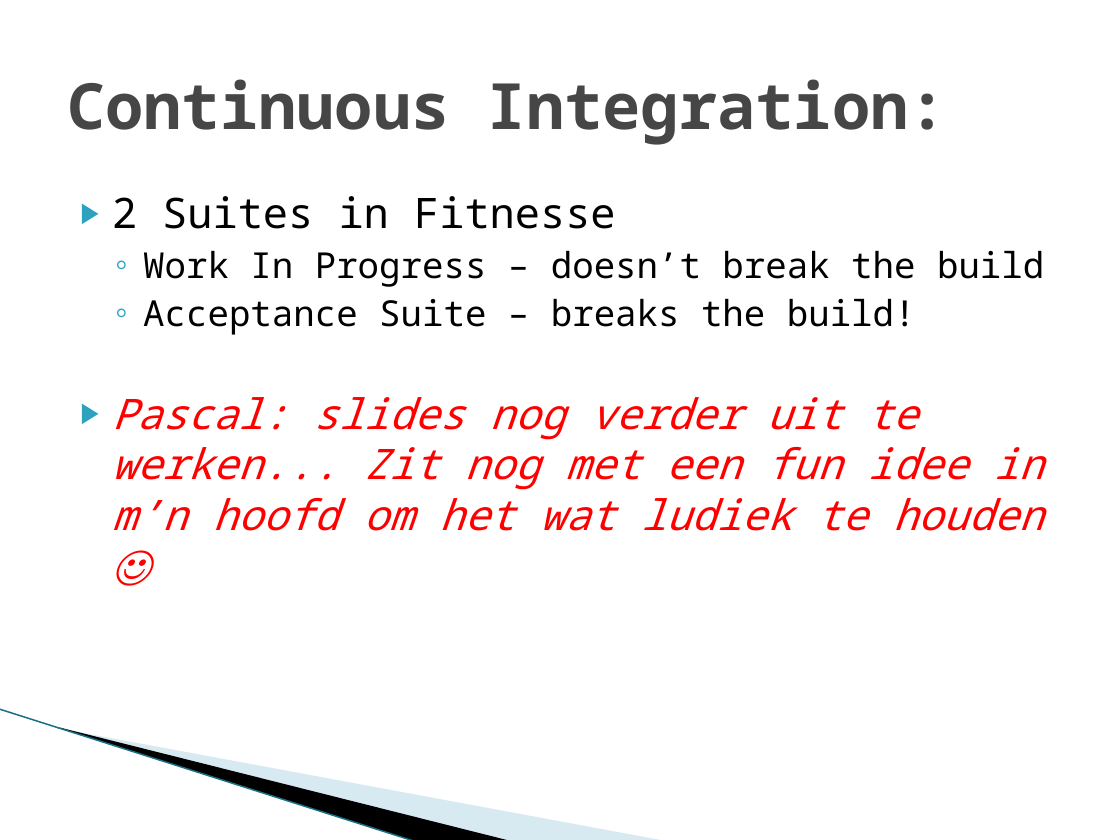
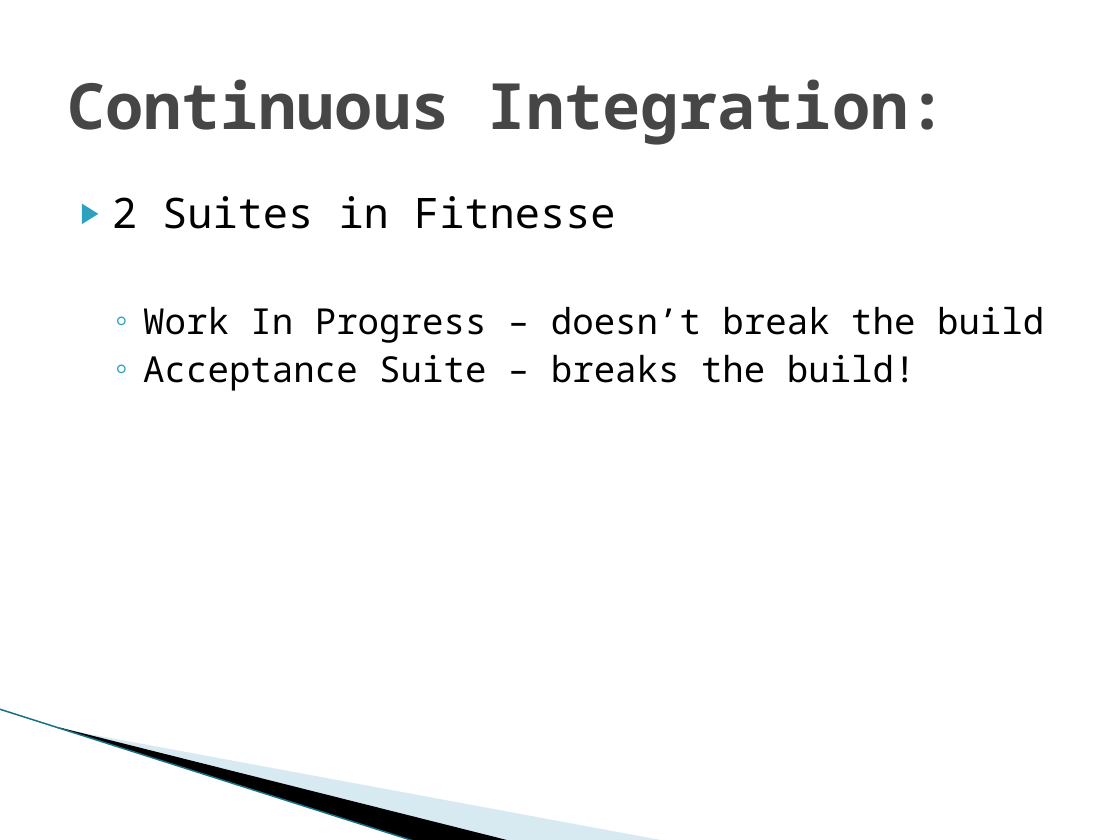
Before and after one commit to michelgrootjans/agileacceptancetesting, a slide deck: slide 18 of Slides/20090514_iLearn_AgileAcceptanceTesting.pptx (slide 11 before the commit). Drawn at 1120x840 pixels with LibreOffice and Linux fonts; fonts in the diff are those of the drawing; background and template pictures are left out. Boxes give left, top, right and bottom in pixels: in the first picture for what was removed or moved away, otherwise in the second. Text is boxed around its words. In the diff, an @@ line names an element or a change of style, - is before the commit and + after.

```diff
--- a/Slides/20090514_iLearn_AgileAcceptanceTesting.pptx
+++ b/Slides/20090514_iLearn_AgileAcceptanceTesting.pptx
@@ text at box(112, 397, 1044, 531): paragraph removed @@
-▶ Pascal: slides nog verder uit te werken... Zit nog met een fun idee in m’n hoofd om het wat ludiek te houden ☺
```
Also in this commit, not shown: 2 other slides changed, 8 slides added, 1 slide removed.
